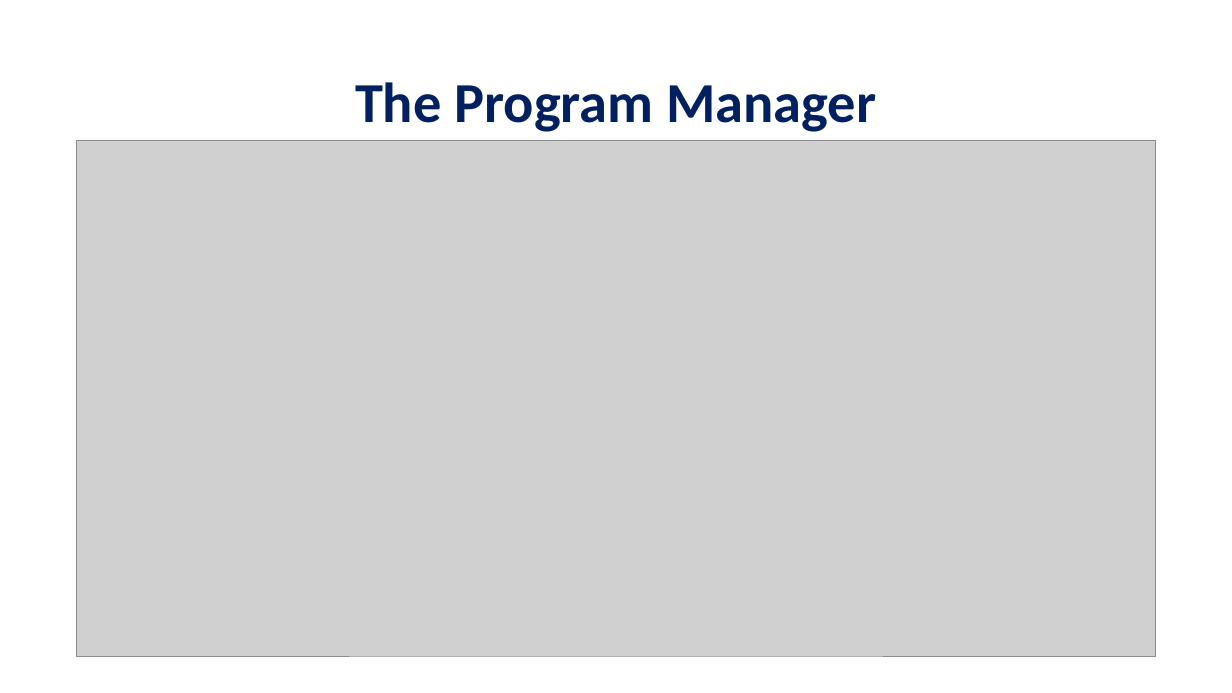
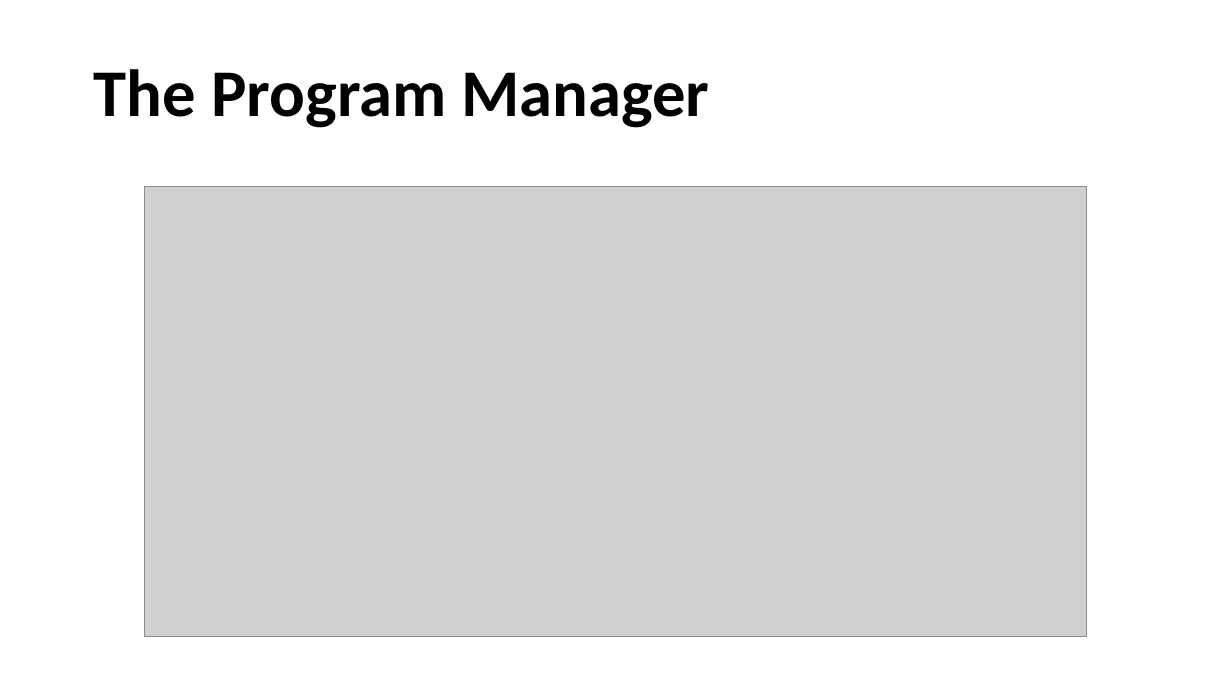
Before and after one commit to Cohen-Yoav/Project-A---Airport-Management, a slide deck: slide 15 of חומר עזר לפרויקט/project_A.pptx (slide 9 before the commit). Drawn at 1232x693 pixels with LibreOffice and Linux fonts; fonts in the diff are those of the drawing; grey boxes stand for pictures; background and template pictures are left out. Boxes give left, top, right and bottom in pixels: in the first picture for what was removed or moved away, otherwise in the second. Text is boxed around its words. In the diff, an @@ line names an element or a change of style, - is before the commit and + after.

```diff
--- a/חומר עזר לפרויקט/project_A.pptx
+++ b/חומר עזר לפרויקט/project_A.pptx
@@ title "The Program Manager": place and size @@
-title "The Program Manager" at box(355, 82, 876, 132)
+title "The Program Manager" at box(94, 69, 710, 128)
@@ title "The Program Manager" at box(94, 69, 710, 128): size 44 to 52 pt, text colour #002060 to #000000; alignment centre to left @@
@@ picture: place and size @@
-picture at box(76, 140, 1156, 656)
+picture at box(145, 187, 1087, 637)
```
Also in this commit, not shown: 2 other slides changed, 7 slides added, 1 slide removed.
